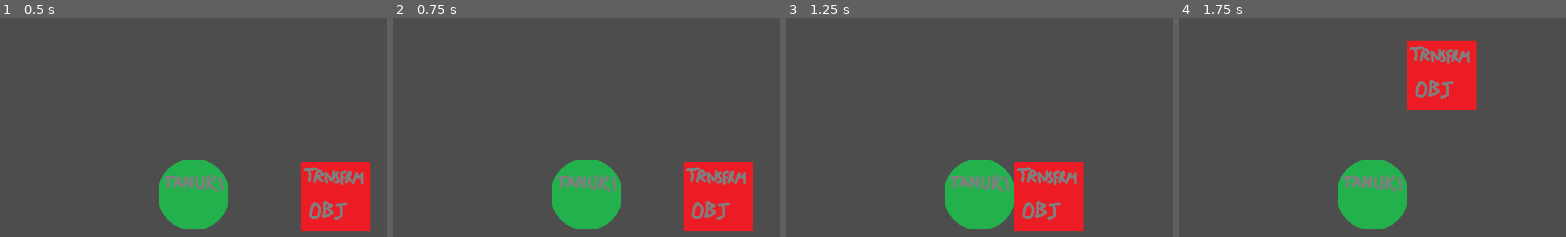
Above: before the commit, frames 1-4 (left to right).
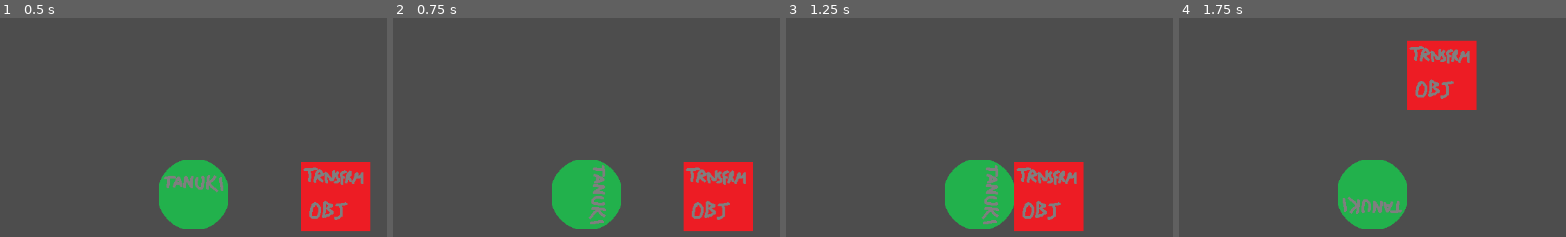
Above: after the commit, the same moments.

Repository: FinalExa/Tanuki
Game: Godot game, scene res://_Scenes/player_transform_test.tscn
Two runs of this game, one before a commit and one after it. Both use one fixed random seed, a clock stepped at 60 frames per second and the inputs below.
Inputs:
- Up to frame 1 (0.5 s): no input
- Up to frame 2 (0.75 s): tap Enter at 0.5 s; hold D (right) from 0.53 s (still down); tap E (transformation) at 0.6 s
- Up to frame 3 (1.25 s): keep holding D (right)
- Up to frame 4 (1.75 s): release D (right) at 1.28 s; hold S (down) from 1.28 s (still down); tap Shift (interact) at 1.35 s; tap E (transformation) at 1.55 s
The pictures show only the part of the screen within x 27-77%, y 9-59%; the shares and areas given below are measured in that part.

Frame 1 is identical in both runs. In frame 2, 0.9% of the frame differs, in the area x 41-59%, y 64-95%; in frame 3, 0.9%; in frame 4, 1.1%, in the area x 41-59%, y 64-97%.

Commit message:
Player rotation done

Diff:
--- a/PlayerCharacter/PlayerCharacter.tscn
+++ b/PlayerCharacter/PlayerCharacter.tscn
@@ -1,7 +1,8 @@
-[gd_scene load_steps=7 format=3 uid="uid://dvqsbkk55uw2f"]
+[gd_scene load_steps=8 format=3 uid="uid://dvqsbkk55uw2f"]
 
 [ext_resource type="Script" path="res://PlayerCharacter/Scripts/PlayerCharacter.gd" id="1_0akyq"]
 [ext_resource type="Script" path="res://PlayerCharacter/Scripts/PCMovement.gd" id="1_7j0ss"]
+[ext_resource type="Script" path="res://PlayerCharacter/Scripts/PlayerRotator.gd" id="2_0m5xn"]
 [ext_resource type="Texture2D" uid="uid://dyiale1jrkaxh" path="res://PlayerCharacter/Sprites/PlayerSprite.png" id="2_qjwsv"]
 [ext_resource type="Script" path="res://PlayerCharacter/Scripts/TransformationChange.gd" id="3_bjmh7"]
 [ext_resource type="PackedScene" uid="uid://8kq357xda744" path="res://PlayerCharacter/tail.tscn" id="4_yivsb"]
@@ -16,27 +17,34 @@
 [node name="CollisionShape2D" type="CollisionShape2D" parent="."]
 shape = SubResource("CircleShape2D_nxjry")
 
-[node name="Sprite2D" type="Sprite2D" parent="."]
+[node name="Rotator" type="Node2D" parent="."]
+script = ExtResource("2_0m5xn")
+downRad = 180
+leftRad = 270
+rightRad = 90
+
+[node name="Sprite2D" type="Sprite2D" parent="Rotator"]
 texture = ExtResource("2_qjwsv")
 
-[node name="Camera2D" type="Camera2D" parent="."]
+[node name="Camera2D" type="Camera2D" parent="Rotator"]
 
-[node name="TransformationChange" type="Node2D" parent="."]
+[node name="TransformationChange" type="Node2D" parent="Rotator"]
 script = ExtResource("3_bjmh7")
 transformationDuration = 10
-tailActivationTime = 7
+tailActivationTime = 3
 timeRefundOnReactivation = 2
 transformationLockDuration = 1
 
-[node name="Tail" parent="TransformationChange" instance=ExtResource("4_yivsb")]
+[node name="Tail" parent="Rotator/TransformationChange" instance=ExtResource("4_yivsb")]
 
-[node name="Movement" type="Node2D" parent="."]
+[node name="Movement" type="Node2D" parent="Rotator"]
 script = ExtResource("1_7j0ss")
 accelerationPerSecond = 700
 defaultMaxSpeed = 500
 
-[connection signal="set_body_ref" from="." to="Movement" method="_on_player_character_set_body_ref"]
-[connection signal="set_temp_trs" from="." to="TransformationChange" method="_on_player_character_set_temp_trs"]
-[connection signal="unset_temp_trs" from="." to="TransformationChange" method="_on_player_character_unset_temp_trs"]
-[connection signal="change_speed" from="TransformationChange" to="Movement" method="_on_transformation_change_change_speed"]
-[connection signal="reset_speed" from="TransformationChange" to="Movement" method="_on_transformation_change_reset_speed"]
+[connection signal="set_body_ref" from="." to="Rotator/Movement" method="_on_player_character_set_body_ref"]
+[connection signal="set_temp_trs" from="." to="Rotator/TransformationChange" method="_on_player_character_set_temp_trs"]
+[connection signal="unset_temp_trs" from="." to="Rotator/TransformationChange" method="_on_player_character_unset_temp_trs"]
+[connection signal="change_speed" from="Rotator/TransformationChange" to="Rotator/Movement" method="_on_transformation_change_change_speed"]
+[connection signal="reset_speed" from="Rotator/TransformationChange" to="Rotator/Movement" method="_on_transformation_change_reset_speed"]
+[connection signal="movement_direction" from="Rotator/Movement" to="Rotator" method="_on_movement_movement_direction"]
--- a/PlayerCharacter/Scripts/PCMovement.gd
+++ b/PlayerCharacter/Scripts/PCMovement.gd
@@ -1,4 +1,6 @@
 extends Node2D
+
+signal movement_direction
 
 var rigidbodyRef
 @export var accelerationPerSecond = 0
@@ -20,6 +22,7 @@
 	else: if(inputDirection!=Vector2.ZERO):
 		currentSpeed = clamp(currentSpeed+(accelerationPerSecond*delta),0,currentMaxSpeed)
 	rigidbodyRef.velocity = inputDirection*currentSpeed
+	emit_signal("movement_direction", inputDirection)
 
 func reset_max_speed():
 	set_max_speed(defaultMaxSpeed)
--- /dev/null
+++ b/PlayerCharacter/Scripts/PlayerRotator.gd
@@ -0,0 +1,28 @@
+extends Node2D
+
+@export var upRad = 0
+@export var downRad = 0
+@export var leftRad = 0
+@export var rightRad = 0
+var lastDirection = Vector2(0,0)
+
+func _on_movement_movement_direction(direction):
+	horizontalRotation(direction)
+	verticalRotation(direction)
+	lastDirection = direction
+
+func verticalRotation(direction):
+	if (direction.y != lastDirection.y):
+		if(direction.y<0):
+			self.rotation_degrees = upRad
+		else:
+			if (direction.y>0):
+				self.rotation_degrees = downRad
+
+func horizontalRotation(direction):
+	if (direction.x != lastDirection.x):
+		if(direction.x<0):
+			self.rotation_degrees = leftRad
+		else:
+			if (direction.x>0):
+				self.rotation_degrees = rightRad
